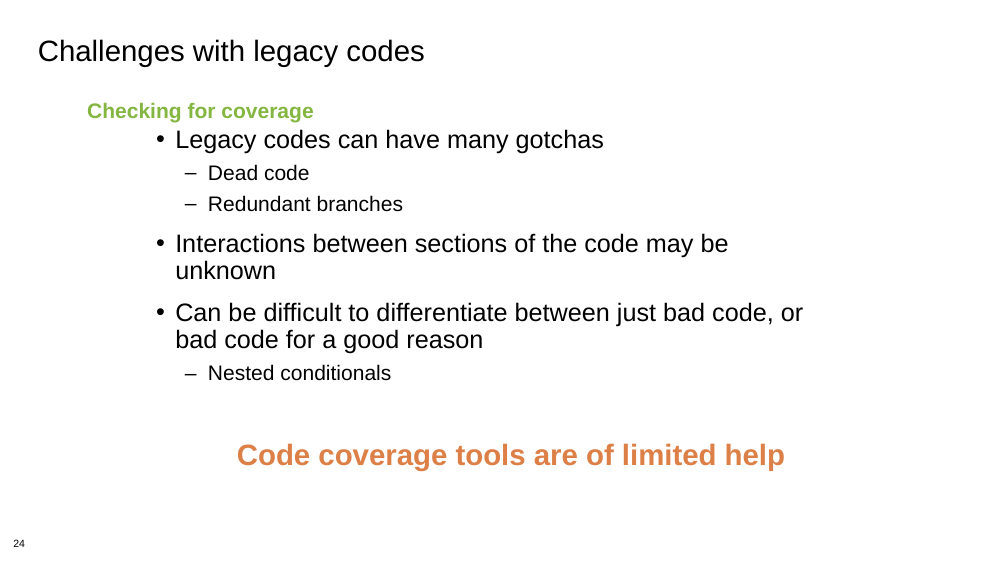
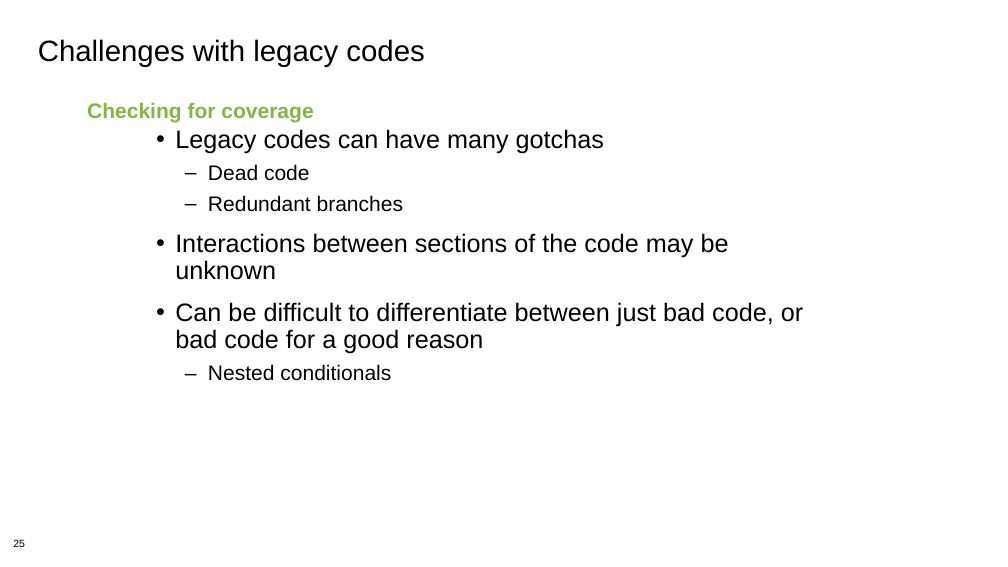
Before and after one commit to betterscientificsoftware/bssw-tutorial, a slide deck: slide 25 of presentations/04-testing1.pptx (slide 24 before the commit). Drawn at 1008x567 pixels with LibreOffice and Linux fonts; fonts in the diff are those of the drawing; background and template pictures are left out. Boxes give left, top, right and bottom in pixels: in the first picture for what was removed or moved away, otherwise in the second. Text is boxed around its words. In the diff, an @@ line names an element or a change of style, - is before the commit and + after.

```diff
--- a/presentations/04-testing1.pptx
+++ b/presentations/04-testing1.pptx
@@ text removed at (237, 443, 785, 471) @@
-Code coverage tools are of limited help
@@ page number at (13, 539, 25, 547): text changed @@
-24
+25
```
Also in this commit, not shown: 5 other slides changed, 2 slides added, 16 slides removed.
